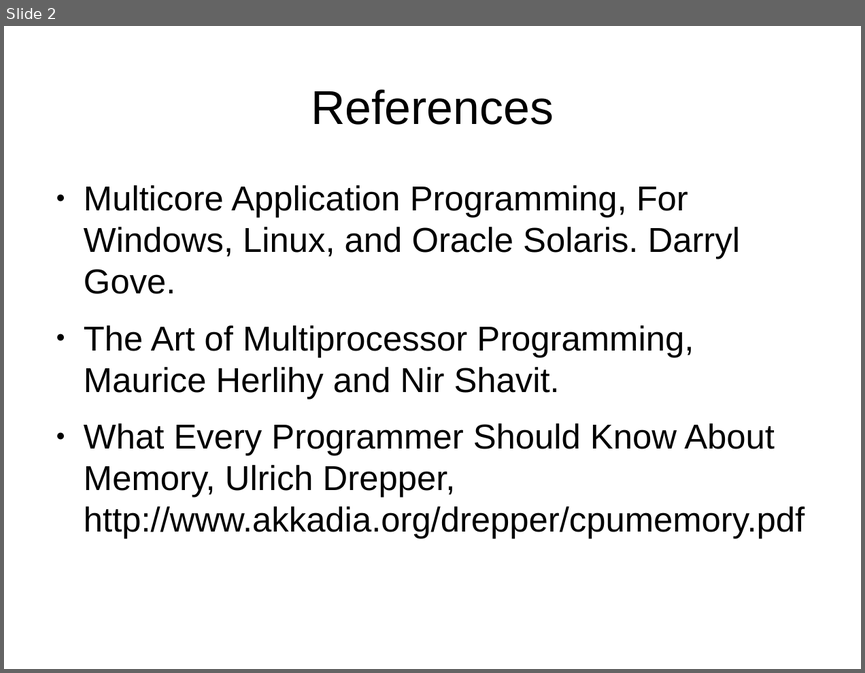
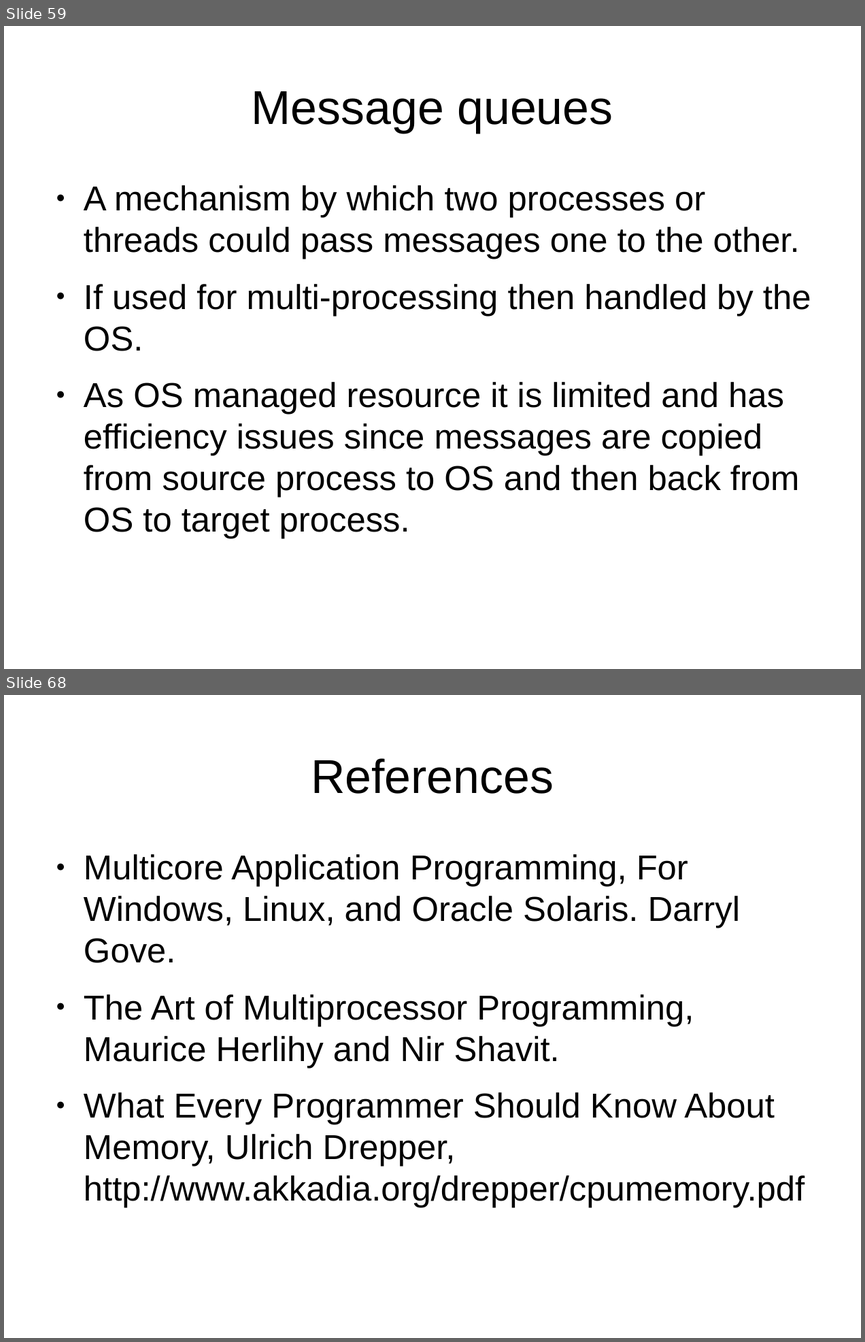
Before and after one commit to veltzer/demos-linux, a slide deck: multi_core/multicore.odp. Shown one above the other, each under a label of ours: slide 2 before the commit, slides 59 and 68 after it; the slides between them are not shown. The pictures are 865x673 and 865x1342 pixels, drawn with LibreOffice and Linux fonts; fonts in the diff are those of the drawing. Boxes give left, top, right and bottom in pixels: in the first picture for what was removed or moved away, otherwise in the second. Text is boxed around its words. In the diff, an @@ line names an element or a change of style, - is before the commit and + after.

```diff
--- a/multi_core/multicore.odp
+++ b/multi_core/multicore.odp
@@ slide 59 added at [4,26,861,669], background #FFFFFF @@
@@ title added at [252,91,613,133], 44 pt, text #000000 @@
+Message queues
@@ text added at [84,185,811,539], 32 pt, text #000000 @@
+● A mechanism by which two processes or threads could pass messages one to the other.
+● If used for multi-processing then handled by the OS.
+● As OS managed resource it is limited and has efficiency issues since messages are copied from source process to OS and then back from OS to target process.
@@ what was slide 2 is now slide 68 @@
```
Also in this commit, not shown: 65 other slides added, 1 slide removed, 1 other file.
